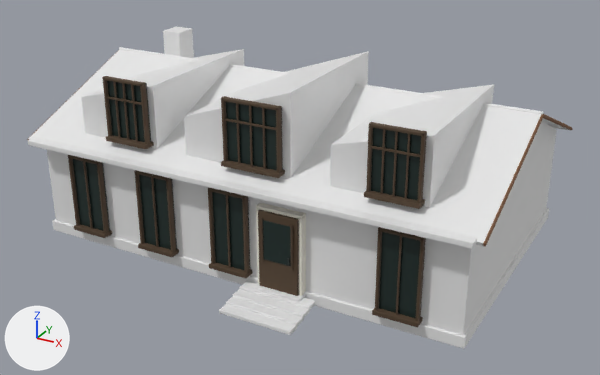
The glTF model project/assets/houses/peru/sierra_valle_sagrado_1.glb as it was, and as the next commit left it.
Both versions are drawn from a 50 mm camera at (11.17, -20.61, 11.51) aimed at (0.34, -0.93, 1.67). Lighting does not change. The marker at lower left points along +X, +Y and +Z. The picture after the commit comes second. Where no turn or scale is listed for an object, it has been applied to the vertices. Vertices at exactly the same position are counted once.

The first picture shows 'Alfeizar', 'Basamento de piedra', 'Faldon de cubierta', 'Fascia de madera', 'Hueco en sombra', 'Jamba acceso', 'Testero cerrado', 'Vidrio' and 1 more.
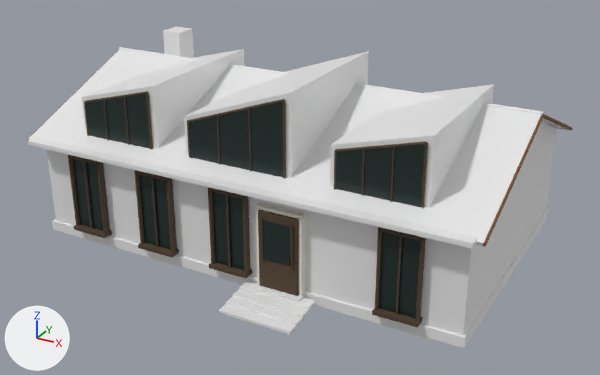
Pixel boxes (x1, y1, x2, y2) of what changed, in the pictures (600 x 375 px; the box of a moved part takes in the faces that stretch with it):
'Vidrio', reshaped: before (73, 81, 421, 318); after (73, 94, 425, 318)
'Alfeizar', reshaped: before (68, 76, 427, 327); after (68, 91, 428, 327)
part 1 of me_cube_4266, added: after (103, 99, 109, 141)
part 2 of me_cube_4266, added: after (124, 96, 130, 145)
part 3 of me_cube_4266, added: after (217, 115, 220, 165)
part 4 of me_cube_4266, added: after (362, 149, 365, 196)
part 5 of me_cube_4266, added: after (390, 146, 395, 202)
part 6 of me_cube_4266, added: after (84, 91, 153, 150)
part 7 of me_cube_4266, added: after (187, 99, 286, 179)
part 8 of me_cube_4266, added: after (334, 141, 428, 209)
part 9 of me_cube_4266, deleted: before (102, 76, 427, 209)
part 10 of me_cube_4267, deleted: before (146, 83, 151, 142)
part 11 of me_cube_4268, moved or reshaped: before (107, 81, 145, 142); after (86, 94, 150, 149)
part 12 of me_cube_4268, moved or reshaped: before (226, 102, 277, 170); after (189, 102, 283, 177)
part 13 of me_cube_4268, moved or reshaped: before (371, 128, 421, 200); after (336, 145, 425, 207)

Diff of the bpy script that builds the scene:
```diff
--- a/project/assets/houses/peru/sierra_valle_sagrado_1.glb.py
+++ b/project/assets/houses/peru/sierra_valle_sagrado_1.glb.py
@@ me_cube_4266 @@
-me_cube_4266.from_pydata(...)  # 3600 vertices, 6864 faces; spans x -0.6..10.32, y -0.19..8.57, z -0.23..4.72
+me_cube_4266.from_pydata(...)  # 2928 vertices, 5604 faces; spans x -0.6..10.32, y -0.19..8.57, z -0.23..4.9
+# me_cube_4266 part 1: a new loose piece, an 8-sided cylinder along z spanning x 0.55..0.594, y 0.382..0.426, z 2.74..4.016, in mat_carpinteria_huayoccari_001 (brown #503e2c)
+# me_cube_4266 part 2: a new loose piece, an 8-sided cylinder along z spanning x 1.303..1.347, y 0.382..0.426, z 2.74..4.218, in mat_carpinteria_huayoccari_001 (brown #503e2c)
+# me_cube_4266 part 3: a new loose piece, an 8-sided cylinder along z spanning x 4.34..4.384, y 0.382..0.426, z 2.74..4.169, in mat_carpinteria_huayoccari_001 (brown #503e2c)
+# me_cube_4266 part 4: a new loose piece, an 8-sided cylinder along z spanning x 8.48..8.524, y 0.382..0.426, z 2.74..4.016, in mat_carpinteria_huayoccari_001 (brown #503e2c)
+# me_cube_4266 part 5: a new loose piece, an 8-sided cylinder along z spanning x 9.233..9.277, y 0.382..0.426, z 2.74..4.218, in mat_carpinteria_huayoccari_001 (brown #503e2c)
+# me_cube_4266 part 6: a new loose piece of 56 vertices spanning x -0.22..2.13, y 0.39..0.46, z 2.7..4.46, in mat_carpinteria_huayoccari_001 (brown #503e2c)
+# me_cube_4266 part 7: a new loose piece of 56 vertices spanning x 3.36..6.36, y 0.39..0.46, z 2.7..4.9, in mat_carpinteria_huayoccari_001 (brown #503e2c)
+# me_cube_4266 part 8: a new loose piece of 56 vertices spanning x 7.71..10.06, y 0.39..0.46, z 2.7..4.46, in mat_carpinteria_huayoccari_001 (brown #503e2c)
+# me_cube_4266 part 9: 27 loose pieces with 936 vertices, spanning x 0.72..10.07, y 0.14..0.49, z 2.89..4.72, are deleted
+# other edits to the shape of me_cube_4266 do not show in these pictures
 me_cube_4266.materials.append(mat_carpinteria_huayoccari_001)
@@ me_cube_4267 @@
-me_cube_4267.from_pydata(...)  # 116 vertices, 180 faces; spans x -0.55..10.26, y -0.31..8.25, z -1.13..3.56
+me_cube_4267.from_pydata(...)  # 92 vertices, 144 faces; spans x -0.55..10.26, y -0.31..8.25, z -1.13..1.13
+# me_cube_4267 part 10: the loose piece of 8 vertices spanning x 0.77..2.08, y 0.27..0.35, z 1.83..3.56 is deleted
+# other edits to the shape of me_cube_4267 do not show in these pictures
 me_cube_4267.materials.append(mat_fierro_pintado)
@@ me_cube_4268 @@
-me_cube_4268.from_pydata(...)  # 100 vertices, 168 faces; spans x -0.5..10.22, y -0.19..0.33, z -1.09..3.52
-me_cube_4268.vertices[76].co = (0.82, 0.3, 1.87)  # pixel (112, 136)
-me_cube_4268.vertices[77].co = (0.82, 0.3, 3.52)  # pixel (107, 79)
-me_cube_4268.vertices[78].co = (0.82, 0.33, 1.87)  # pixel (113, 135)
-me_cube_4268.vertices[79].co = (0.82, 0.33, 3.52)
-me_cube_4268.vertices[80].co = (2.04, 0.3, 1.87)
-me_cube_4268.vertices[81].co = (2.04, 0.3, 3.52)
-me_cube_4268.vertices[82].co = (2.04, 0.33, 1.87)
-me_cube_4268.vertices[83].co = (2.04, 0.33, 3.52)
-me_cube_4268.vertices[84].co = (4.68, 0.3, 1.87)  # pixel (227, 160)
-me_cube_4268.vertices[85].co = (4.68, 0.3, 3.52)  # pixel (225, 100)
-me_cube_4268.vertices[86].co = (4.68, 0.33, 1.87)
-me_cube_4268.vertices[87].co = (4.68, 0.33, 3.52)
-me_cube_4268.vertices[88].co = (6.21, 0.3, 1.87)
-me_cube_4268.vertices[89].co = (6.21, 0.3, 3.52)
-me_cube_4268.vertices[90].co = (6.21, 0.33, 1.87)
-me_cube_4268.vertices[91].co = (6.21, 0.33, 3.52)
+me_cube_4268.from_pydata(...)  # 100 vertices, 168 faces; spans x -0.5..10.22, y -0.19..0.41, z -1.09..3.73
+# me_cube_4268 part 11
+me_cube_4268.vertices[76].co = (-0.18, 0.39, 1.61)
+me_cube_4268.vertices[77].co = (2.1, 0.39, 1.61)
+me_cube_4268.vertices[78].co = (2.1, 0.39, 3.3)  # pixel (147, 92)
+me_cube_4268.vertices[79].co = (-0.18, 0.39, 2.68)  # pixel (84, 102)
+me_cube_4268.vertices[80].co = (-0.18, 0.41, 1.61)
+me_cube_4268.vertices[81].co = (2.1, 0.41, 1.61)
+me_cube_4268.vertices[82].co = (2.1, 0.41, 3.3)  # pixel (147, 92)
+me_cube_4268.vertices[83].co = (-0.18, 0.41, 2.68)  # pixel (85, 101)
+# me_cube_4268 part 12
+me_cube_4268.vertices[84].co = (3.39, 0.39, 1.61)
+me_cube_4268.vertices[85].co = (6.32, 0.39, 1.61)
+me_cube_4268.vertices[86].co = (6.32, 0.39, 3.73)  # pixel (283, 100)
+me_cube_4268.vertices[87].co = (3.39, 0.39, 2.7)  # pixel (187, 121)
+me_cube_4268.vertices[88].co = (3.39, 0.41, 1.61)
+me_cube_4268.vertices[89].co = (6.32, 0.41, 1.61)
+me_cube_4268.vertices[90].co = (6.32, 0.41, 3.73)  # pixel (284, 100)
+me_cube_4268.vertices[91].co = (3.39, 0.41, 2.7)  # pixel (188, 121)
+# me_cube_4268 part 13: 8 of 100 vertices moved; they spanned x 8.75..9.97, y 0.3..0.33, z 1.87..3.52 and now span x 7.75..10.03, y 0.39..0.41, z 1.61..3.3; mean shift (-0.47, 0.09, -0.39); largest move (9.97, 0.33, 3.52) -> (7.75, 0.39, 2.68)
 me_cube_4268.materials.append(mat_vidrio_oscuro_de_referencia)
```
